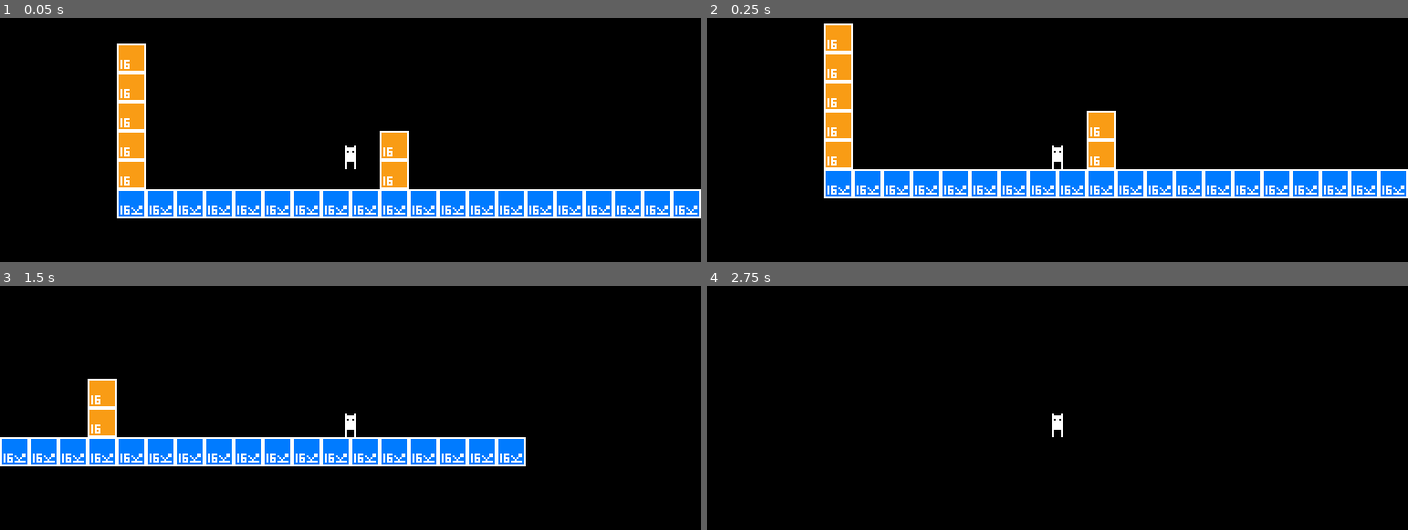
Above: before the commit, frames 1-4 (two rows, left to right).
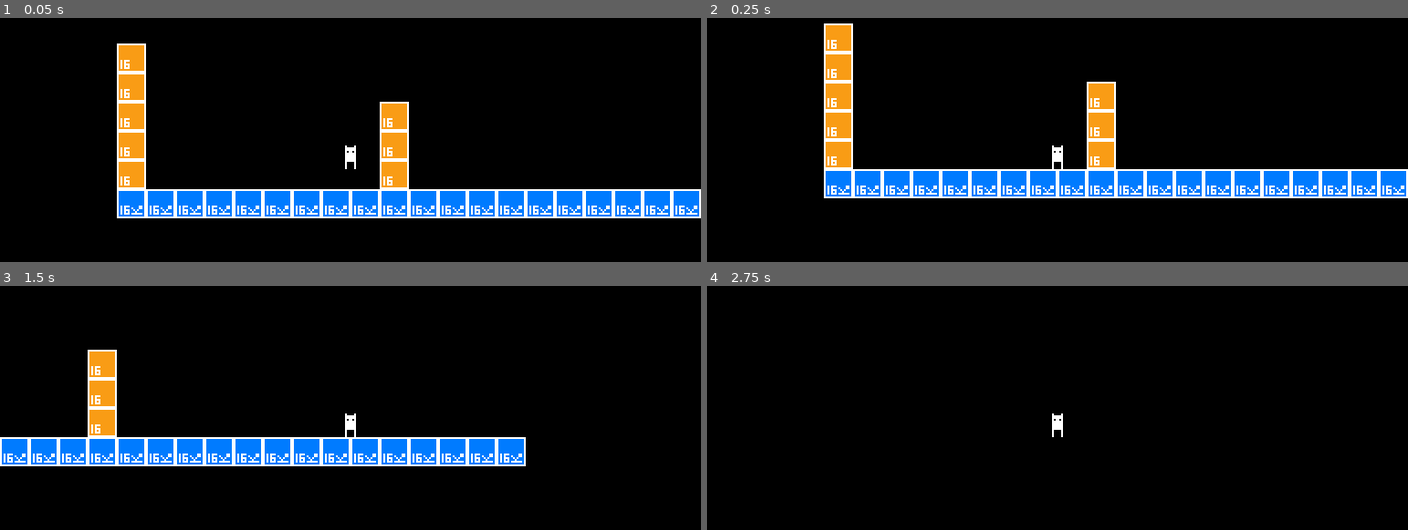
Above: after the commit, the same moments.

Repository: Muhammad-Kotikov/InTheDark
Game: Godot game, scene res://World.tscn
Same seed, same stepped clock (60 frames per second), same inputs: the game is played once before the commit and once after it. The project has no main scene, so this scene is started directly.
Inputs:
- Up to frame 1 (0.05 s): no input
- Up to frame 2 (0.25 s): no input
- Up to frame 3 (1.5 s): tap Enter at 0.5 s; hold D (move_right) from 0.53 s (still down); tap J (move_jump) at 0.77 s
- Up to frame 4 (2.75 s): tap J (move_jump) at 1.52 s; release D (move_right) at 2.03 s; hold A (move_left) from 2.03 s (still down)

The runs differ from the first frame. In frame 1, 0.5% of the frame differs, in the area x 54-59%, y 34-47%; in frame 2, 0.5%; in frame 3, 0.5%; in frame 4, nothing differs.

Commit message:
ein Kästchen mehr

Diff:
--- a/World.tscn
+++ b/World.tscn
@@ -12,7 +12,7 @@
 tile_set = ExtResource( 2 )
 cell_size = Vector2( 16, 16 )
 format = 1
-tile_data = PoolIntArray( 458752, 1, 0, 524288, 1, 0, 589824, 1, 0, 655360, 1, 0, 655369, 1, 0, 720896, 1, 0 …(352 unchanged characters)…
+tile_data = PoolIntArray( 458752, 1, 0, 524288, 1, 0, 589824, 1, 0, 589833, 1, 0, 655360, 1, 0, 655369, 1, 0, 720896, 1, 0 …(352 unchanged characters)…
 __meta__ = {
 "_edit_lock_": true
 }
Not shown, changed: bild.png.import
